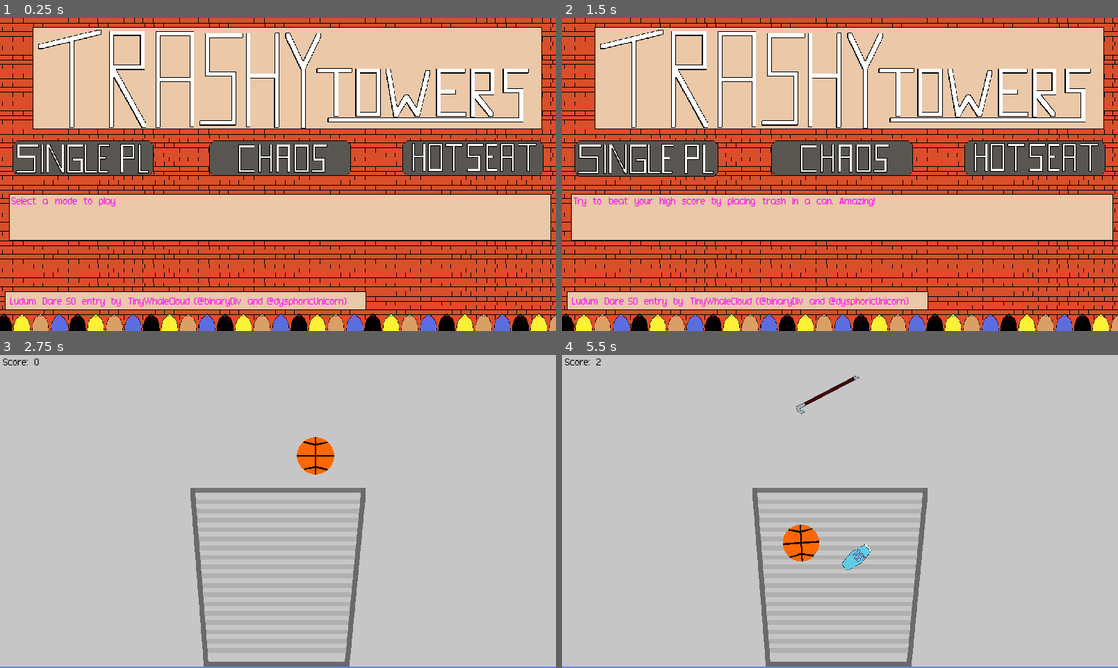
Above: before the commit, frames 1-4 (two rows, left to right).
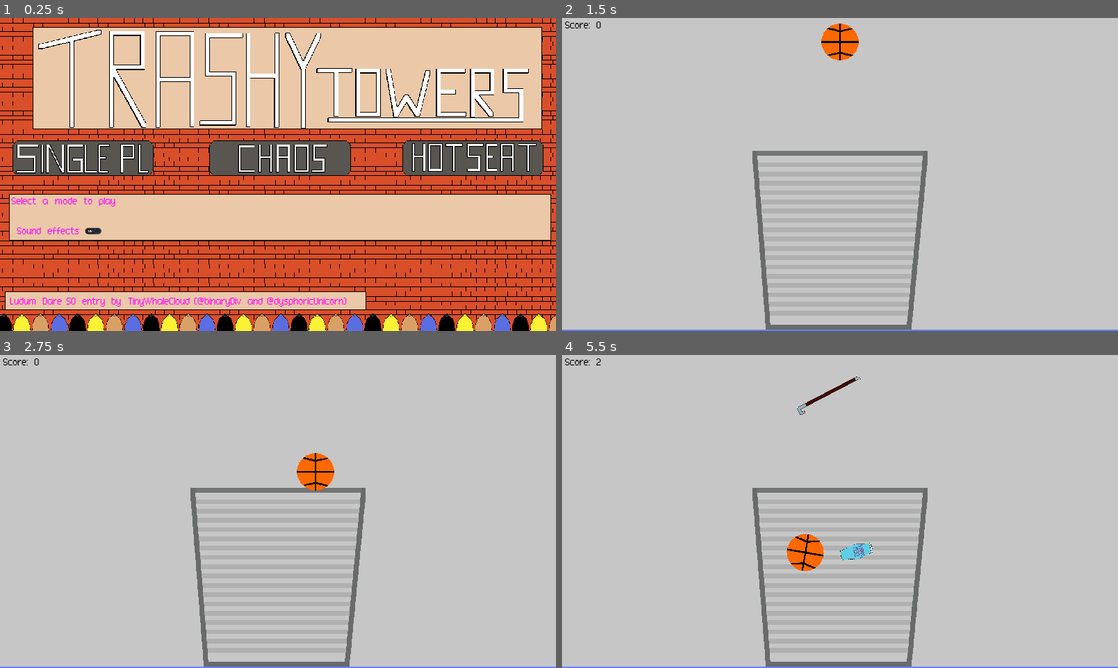
Above: after the commit, the same moments.

Repository: TinyWhaleCloud/ld50-trashytowers
Game: Godot game, scene res://screens/title_screen/TitleScreen.tscn
Two runs of this game, one before a commit and one after it. Both use one fixed random seed, a clock stepped at 60 frames per second and the inputs below. The engine's default icon, where the game draws it, is replaced by a stand-in: a white triangle on a blue panel in a dark square. Sound files missing from this copy of the repository are replaced by a short silence.
Inputs (mouse positions are in pixels of both pictures, inside the frame that each line leads up to):
- Up to frame 1 (0.25 s): no input
- Up to frame 2 (1.5 s): click (623, 230) at 0.5 s, where only the run after the commit has a clickable "Sound effects"; click (645, 158) at 1.25 s
- Up to frame 3 (2.75 s): move the mouse to (400, 495) at 2.02 s; hold D (player1_right) from 2.03 s (still down); tap Space (player1_drop) at 2.1 s
- Up to frame 4 (5.5 s): move the mouse to (728, 527) at 2.77 s; release D (player1_right) at 2.78 s; hold S (player1_down) 2.78-3.53 s; tap Q (player1_turn_ccw) at 2.85 s; move the mouse to (895, 442) at 3.52 s; hold E (player1_turn_cw) 3.53-4.28 s; hold D (player1_right) 3.53-5.03 s; move the mouse to (812, 574) at 4.27 s; tap Space (player1_drop) at 4.35 s; move the mouse to (1006, 558) at 5.02 s; hold A (player1_left) from 5.03 s (still down); hold Q (player1_turn_ccw) from 5.03 s (still down)

The runs differ from the first frame. In frame 1, 0.2% of the frame differs, in the area x 3-19%, y 66-70%; in frame 2, 100%, in the area x 0-100%, y 0-100%; in frame 3, 0.7%; in frame 4, 0.9%.

Commit message:
Add settings to disable sfx

Diff:
--- /dev/null
+++ b/src/Settings.gd
@@ -0,0 +1,3 @@
+extends Node
+
+var sfx_enabled = true
--- a/src/objects/trash/Trash.gd
+++ b/src/objects/trash/Trash.gd
@@ -9,6 +9,7 @@
 var player_controlled: bool = false
 var player_velocity: Vector2 = Vector2(0, 0)
 var player_rotation: float = 0
+onready var settings = get_node("/root/Settings")
 
 func _integrate_forces(state):
     if player_controlled:
@@ -32,4 +33,5 @@
         has_landed = true
         stop_control()
         emit_signal("touched_world", body)
-        $AudioStreamPlayer.play()
+        if settings.sfx_enabled:
+            $AudioStreamPlayer.play()
--- a/src/project.godot
+++ b/src/project.godot
@@ -42,6 +42,10 @@
 config/description="A Tricky Towers inspired game where you have to stack trash with your roommates until someone spills it."
 run/main_scene="res://screens/title_screen/TitleScreen.tscn"
 config/icon="res://icon.png"
+
+[autoload]
+
+Settings="*res://Settings.gd"
 
 [display]
 
--- a/src/screens/main_game/MainGame.gd
+++ b/src/screens/main_game/MainGame.gd
@@ -11,6 +11,7 @@
 var phone_scene = preload("res://objects/trash/kinds/phone/Phone.tscn")
 var shampoo_scene = preload("res://objects/trash/kinds/shampoobottle/ShampooBottle.tscn")
 var water_scene = preload("res://objects/trash/kinds/waterbottle/WaterBottle.tscn")
+onready var settings = get_node("/root/Settings")
 
 var randomizer = RandomNumberGenerator.new()
 
@@ -72,10 +73,11 @@
 # Stop player from controlling objects and show game over screen
 func player_game_over():
     # Stop control, drop any trash
-    $GameOverPlayer.play()
     $Player.game_over = true
     $Player.drop_trash(false)
     $HUD.show_game_over()
+    if settings.sfx_enabled:
+        $GameOverPlayer.play()
 
 # Called when the player (voluntarily) dropped a trash object
 func _on_Player_trash_dropped():
--- a/src/screens/title_screen/SelectionSoundPlayer.gd
+++ b/src/screens/title_screen/SelectionSoundPlayer.gd
@@ -1,21 +1,8 @@
 extends AudioStreamPlayer
 
 
-# Declare member variables here. Examples:
-# var a = 2
-# var b = "text"
-
-
-# Called when the node enters the scene tree for the first time.
-func _ready():
-    pass # Replace with function body.
-
-
-# Called every frame. 'delta' is the elapsed time since the previous frame.
-#func _process(delta):
-#    pass
-
-
+onready var settings = get_node("/root/Settings")
 
 func _on_button_entered():
-	self.play()
+    if settings.sfx_enabled:
+	    self.play()
--- a/src/screens/title_screen/TitleScreen.gd
+++ b/src/screens/title_screen/TitleScreen.gd
@@ -1,12 +1,21 @@
 extends Node2D
 
 var main_game_scene = preload("res://screens/main_game/MainGame.tscn")
+onready var settings = get_node("/root/Settings")
+
+func _ready():
+    $SoundEffectsChecked.pressed = settings.sfx_enabled
 
 func _on_StartButton_pressed():
     start_game()
 
 func start_game():
     print("Start game: Switch to MainGame scene")
-    $StartGameSoundPlayer.play()
-    yield($StartGameSoundPlayer, "finished")
+    if settings.sfx_enabled:
+        $StartGameSoundPlayer.play()
+        yield($StartGameSoundPlayer, "finished")
     get_tree().change_scene_to(main_game_scene)
+
+
+func _on_SoundEffectsChecked_toggled(button_pressed:bool):
+	settings.sfx_enabled = button_pressed
--- a/src/screens/title_screen/TitleScreen.tscn
+++ b/src/screens/title_screen/TitleScreen.tscn
@@ -99,6 +99,20 @@
 [node name="StartGameSoundPlayer" type="AudioStreamPlayer2D" parent="."]
 stream = ExtResource( 12 )
 
+[node name="SoundEffectsChecked" type="CheckButton" parent="."]
+margin_left = 51.0
+margin_top = 716.0
+margin_right = 360.0
+margin_bottom = 756.0
+custom_colors/font_color_disabled = Color( 1, 0, 1, 1 )
+custom_colors/font_color_focus = Color( 1, 0, 1, 1 )
+custom_colors/font_color_hover_pressed = Color( 1, 0, 1, 1 )
+custom_colors/font_color = Color( 1, 0, 1, 1 )
+custom_colors/font_color_hover = Color( 1, 0, 1, 1 )
+custom_colors/font_color_pressed = Color( 1, 0, 1, 1 )
+custom_fonts/font = ExtResource( 6 )
+text = "Sound effects"
+
 [connection signal="focus_entered" from="SinglePlayerButton" to="InfoText" method="_on_SinglePlayerButton_focus_entered"]
 [connection signal="focus_entered" from="SinglePlayerButton" to="SelectionSoundPlayer" method="_on_button_entered"]
 [connection signal="focus_exited" from="SinglePlayerButton" to="InfoText" method="_on_SinglePlayerButton_focus_exited"]
@@ -118,3 +132,4 @@
 [connection signal="mouse_entered" from="HotseatButton" to="InfoText" method="_on_HotseatButton_mouse_entered"]
 [connection signal="mouse_entered" from="HotseatButton" to="SelectionSoundPlayer" method="_on_button_entered"]
 [connection signal="mouse_exited" from="HotseatButton" to="InfoText" method="_on_HotseatButton_mouse_exited"]
+[connection signal="toggled" from="SoundEffectsChecked" to="." method="_on_SoundEffectsChecked_toggled"]
